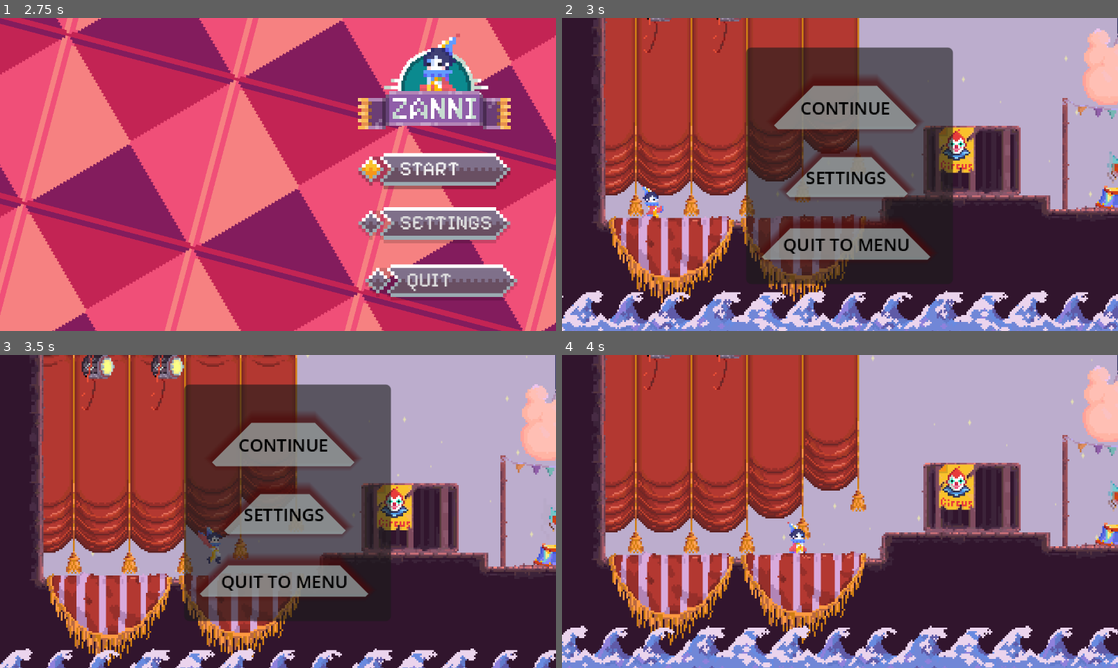
Above: before the commit, frames 1-4 (two rows, left to right).
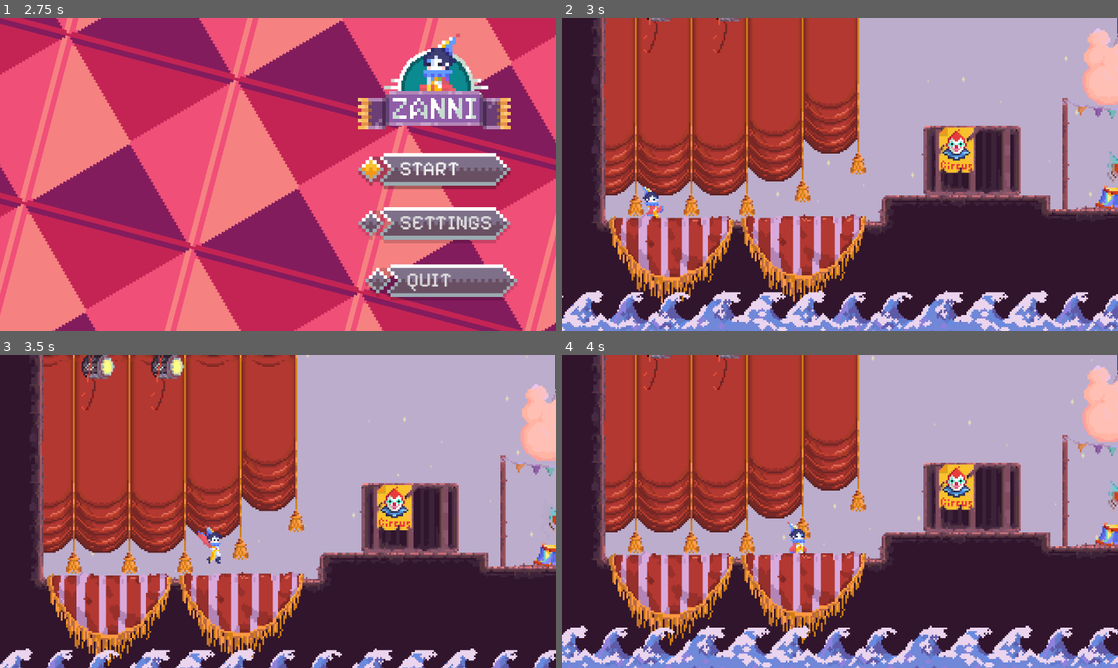
Above: after the commit, the same moments.

Repository: MicroFrogStudios/GGJ2026
Game: Godot game, scene res://scenes/empty_scene.tscn
The game is run twice, just before and just after one commit, with the same random seed, the same clock (stepped at 60 frames per second) and the same inputs. Sound files missing from this copy of the repository are replaced by a short silence.
Inputs (mouse positions are in pixels of both pictures, inside the frame that each line leads up to):
- Up to frame 1 (2.75 s): click "START" at 0.5 s; click "START" at 1.25 s; click "SETTINGS" at 2 s
- Up to frame 2 (3 s): tap Enter at 2.75 s; hold D (move_right) from 2.78 s (still down); hold 1 (gotomask1) from 2.78 s (still down)
- Up to frame 3 (3.5 s): keep holding D (move_right); keep holding 1 (gotomask1); tap Space (jump) at 3.02 s
- Up to frame 4 (4 s): release D (move_right) at 3.5 s; release 1 (gotomask1) at 3.5 s; click (845, 445) at 3.5 s, where only the run before the commit has a clickable "CONTINUE"

Frame 1 is identical in both runs. In frame 2, 24% of the frame differs, in the area x 33-71%, y 9-86%; in frame 3, 26%; in frame 4, nothing differs.

Commit message:
moved in game anchors

Diff:
--- a/scenes/in_game_menu.tscn
+++ b/scenes/in_game_menu.tscn
@@ -51,24 +51,14 @@
 [node name="InGameMenu" type="Control" unique_id=2065837970]
 z_index = 4
 layout_mode = 3
-anchor_left = 0.5
-anchor_top = 0.5
-anchor_right = 0.5
-anchor_bottom = 0.5
-offset_left = -61.0
-offset_top = -70.0
-offset_right = -61.0
-offset_bottom = -70.0
 grow_horizontal = 2
 grow_vertical = 2
 script = ExtResource("1_0rq4b")
 
 [node name="Panel" type="Panel" parent="." unique_id=1066101114]
 layout_mode = 0
-offset_left = 14.0
-offset_top = 2.0
-offset_right = 133.0
-offset_bottom = 138.0
+offset_right = 119.0
+offset_bottom = 136.0
 
 [node name="Main" type="Control" parent="Panel" unique_id=1585117541]
 anchors_preset = 0
--- a/scenes/levels/LevelBoilerplate.tscn
+++ b/scenes/levels/LevelBoilerplate.tscn
@@ -278,12 +278,17 @@
 [node name="menuLayer" type="CanvasLayer" parent="CameraFollow" unique_id=308349710]
 
 [node name="InGameMenu" parent="CameraFollow/menuLayer" unique_id=2065837970 instance=ExtResource("18_yvj1e")]
+visible = false
 z_index = -5
 anchors_preset = 8
-offset_left = -68.0
-offset_top = -75.0
-offset_right = -68.0
-offset_bottom = -75.0
+anchor_left = 0.5
+anchor_top = 0.5
+anchor_right = 0.5
+anchor_bottom = 0.5
+offset_left = -56.0
+offset_top = -64.0
+offset_right = -56.0
+offset_bottom = -64.0
 
 [node name="DeathPlane" type="Area2D" parent="." unique_id=20074737]
 position = Vector2(0, -143)
